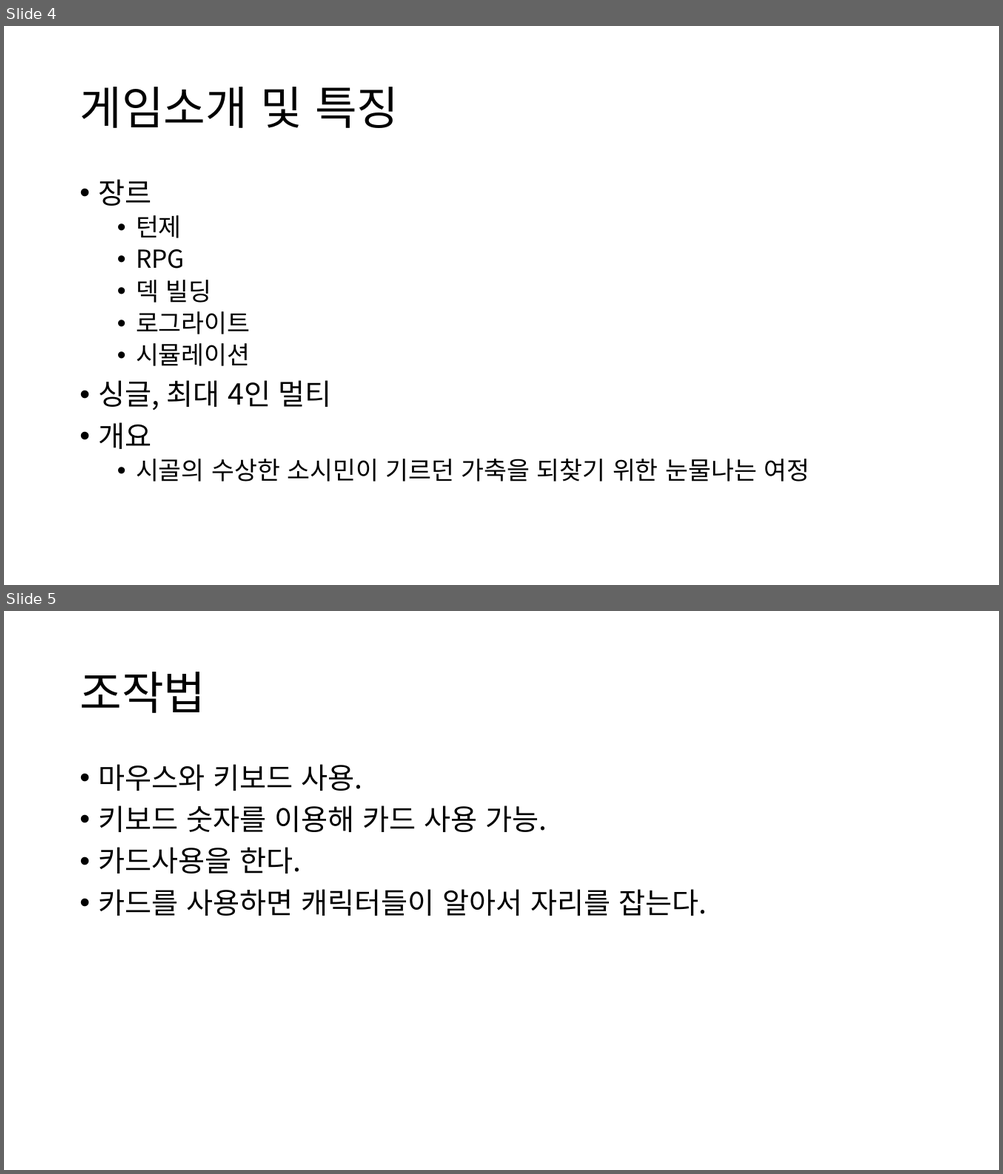
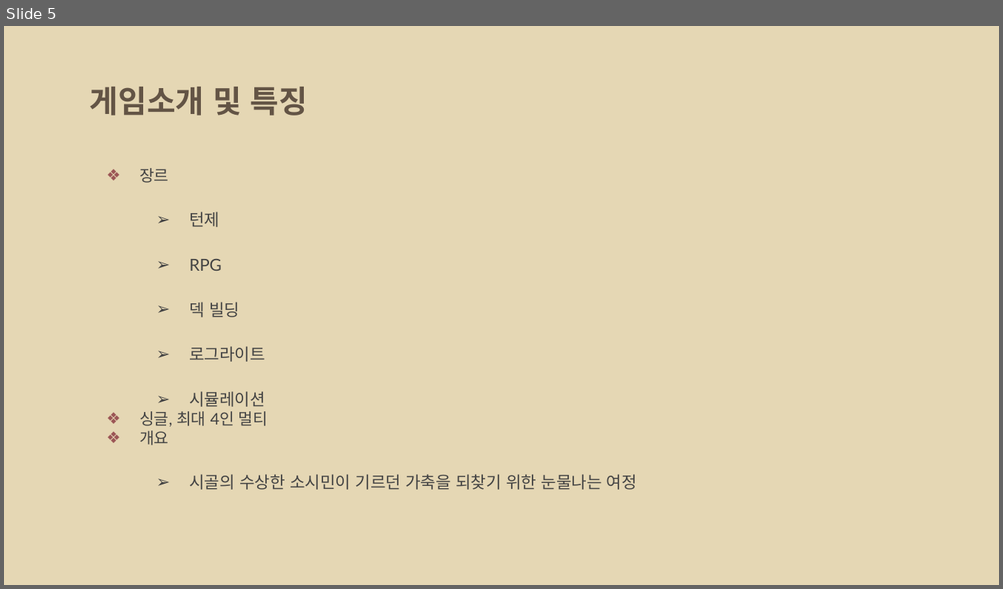
Before and after one commit to Mongzzi/18TUK_GW, a slide deck: Doc/04_제안서/제안서 초안.pptx. Shown one above the other, each under a label of ours: slides 4 and 5 before the commit, slide 5 after it. The pictures are 1003x1174 and 1003x589 pixels, drawn with LibreOffice and Linux fonts; fonts in the diff are those of the drawing; background and template pictures are left out. Boxes give left, top, right and bottom in pixels: in the first picture for what was removed or moved away, otherwise in the second. Text is boxed around its words. In the diff, an @@ line names an element or a change of style, - is before the commit and + after.

```diff
--- a/Doc/04_제안서/제안서 초안.pptx
+++ b/Doc/04_제안서/제안서 초안.pptx
@@ slide 5 removed at box(4, 611, 999, 1170), background #FFFFFF @@
@@ title removed at box(79, 672, 205, 713) @@
-조작법
@@ text removed at box(99, 764, 707, 916) @@
-• 마우스와 키보드 사용.
-• 키보드 숫자를 이용해 카드 사용 가능.
-• 카드사용을 한다.
-• 카드를 사용하면 캐릭터들이 알아서 자리를 잡는다.
@@ what was slide 4 is now slide 5 @@
@@ slide 5 changed as well @@
@@ background #FFFFFF to picture (left out) @@
@@ title "게임소개 및 특징": place and size @@
-title "게임소개 및 특징" at box(79, 87, 398, 128)
+title "게임소개 및 특징" at box(90, 87, 307, 116)
@@ title "게임소개 및 특징" at box(90, 87, 307, 116): size 44 to 30 pt, font Noto Sans CJK KR to TeX Gyre Schola, text colour #000000 to #635445, bold on; line spacing 0.9 to 1; vertical alignment middle to top @@
@@ text "장르": place and size @@
-text "장르" at box(99, 179, 809, 482)
+text "장르" at box(139, 168, 637, 490)
@@ text "장르" at box(139, 168, 637, 490): size 28 to 15.3 pt in "장르", "싱글, 최대 4인 멀티", "개요"; font Noto Sans CJK KR to Lato, text colour #000000 to #434343; size 24 to 16 pt in "턴제", "RPG", "덱 빌딩", "로그라이트" and 2 more places; bullet • to ❖; line spacing 0.9 to 1; less space between paragraphs; bullet • to ➢; line spacing 0.9 to 1.15; more space between paragraphs @@
```
Also in this commit, not shown: 15 other slides changed, 3 slides added, 3 other slides removed.
